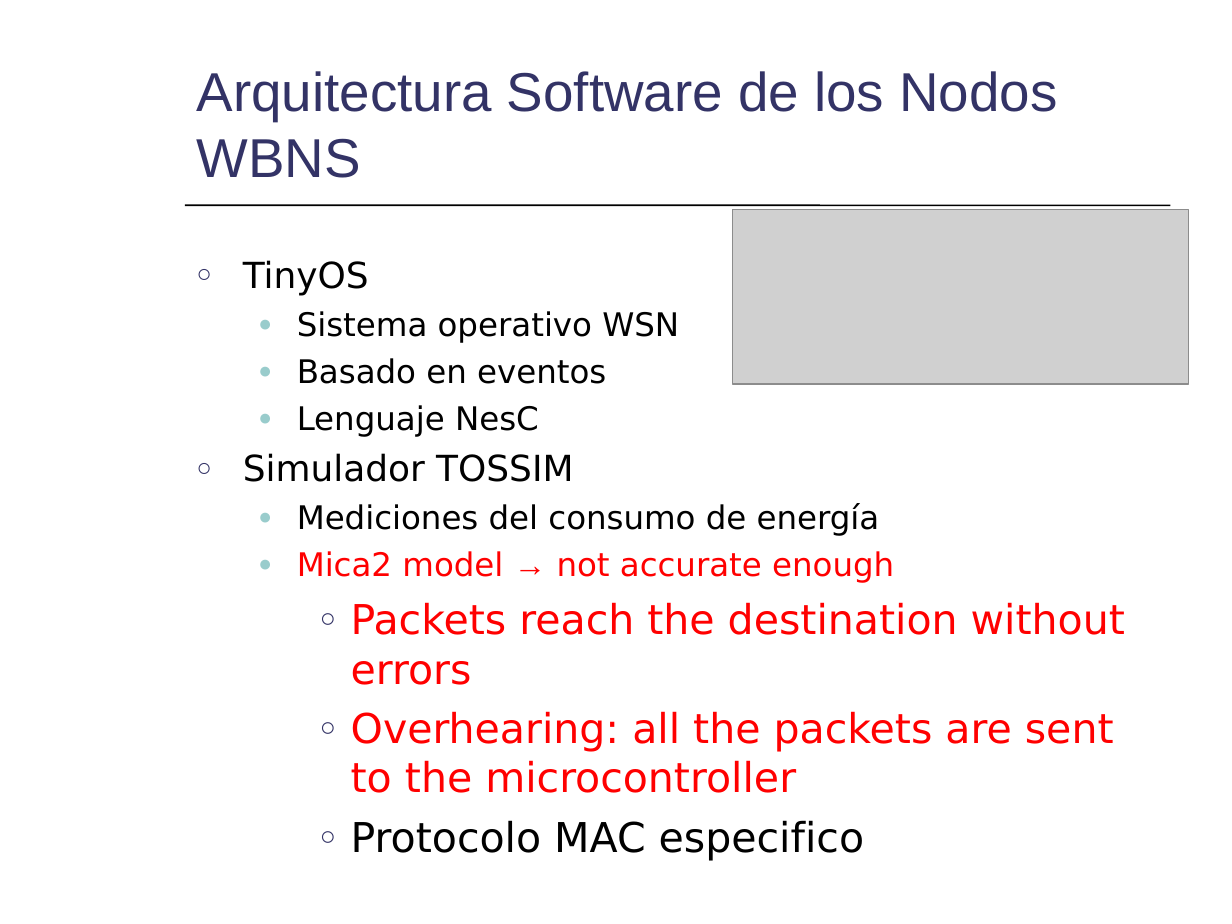
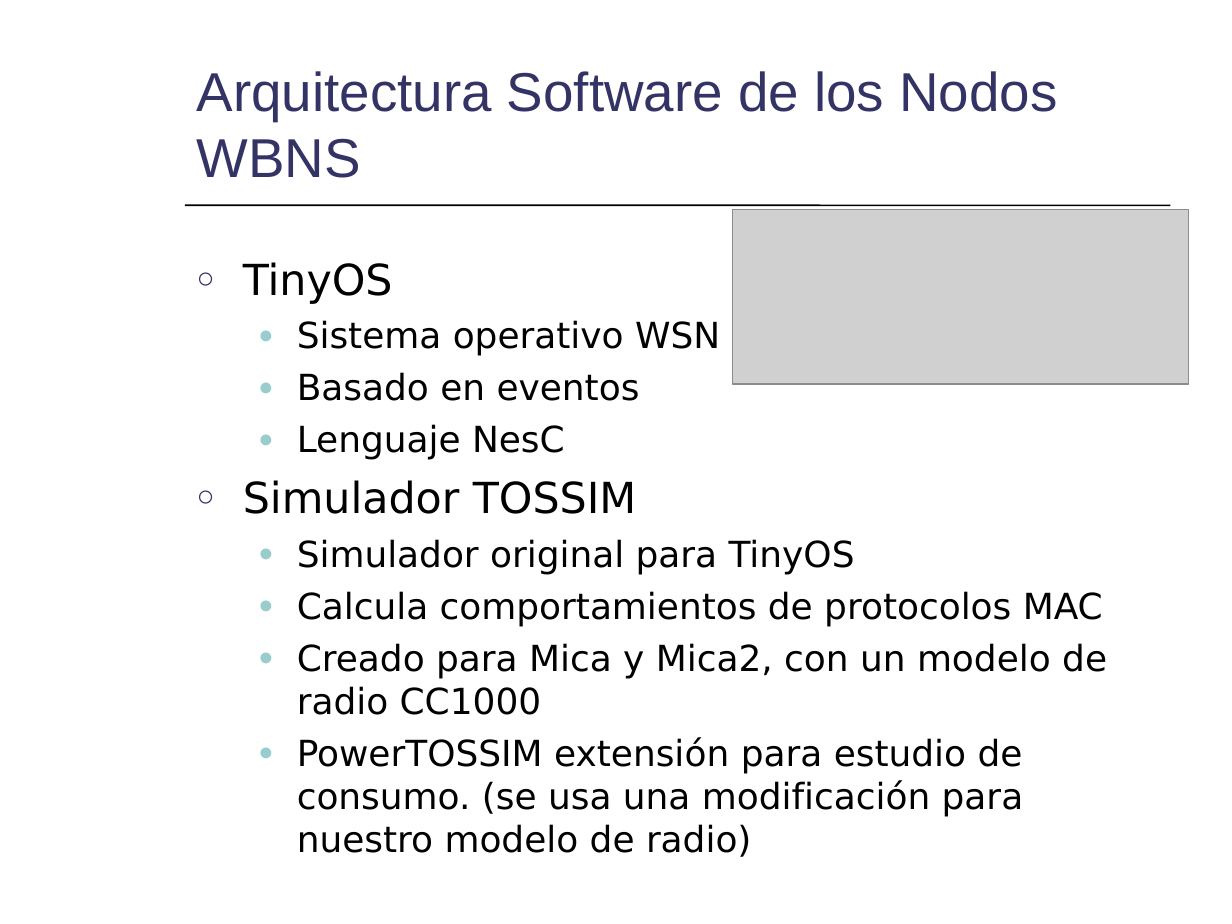
Before and after one commit to mmja/redsensores, a slide deck: slide 7 of Memoria/Consumo.ppt (slide 6 before the commit). Drawn at 1232x924 pixels with LibreOffice and Linux fonts; fonts in the diff are those of the drawing; grey boxes stand for pictures. Boxes give left, top, right and bottom in pixels: in the first picture for what was removed or moved away, otherwise in the second. Text is boxed around its words. In the diff, an @@ line names an element or a change of style, - is before the commit and + after.

```diff
--- a/Memoria/Consumo.ppt
+++ b/Memoria/Consumo.ppt
@@ text at box(243, 262, 720, 514): size 21 to 25 pt in "TinyOS", "Simulador TOSSIM"; size 19 to 21 pt in "Sistema operativo WSN", "Basado en eventos", "Lenguaje NesC"; more space between paragraphs @@
@@ text at box(297, 539, 1107, 857): text changed; size 24 to 21 pt; text colour #FF0000 to #000000 @@
-  ● Mediciones del consumo de energía
-  ● Mica2 model → not accurate enough
-    ○ Packets reach the destination without errors
-    ○ Overhearing: all the packets are sent to the microcontroller
-    ○ Protocolo MAC especifico
+  ● Simulador original para TinyOS
+  ● Calcula comportamientos de protocolos MAC
+  ● Creado para Mica y Mica2, con un modelo de radio CC1000
+  ● PowerTOSSIM extensión para estudio de consumo. (se usa una modificación para nuestro modelo de radio)
```
Also in this commit, not shown: 5 other slides changed, 1 slide added.
